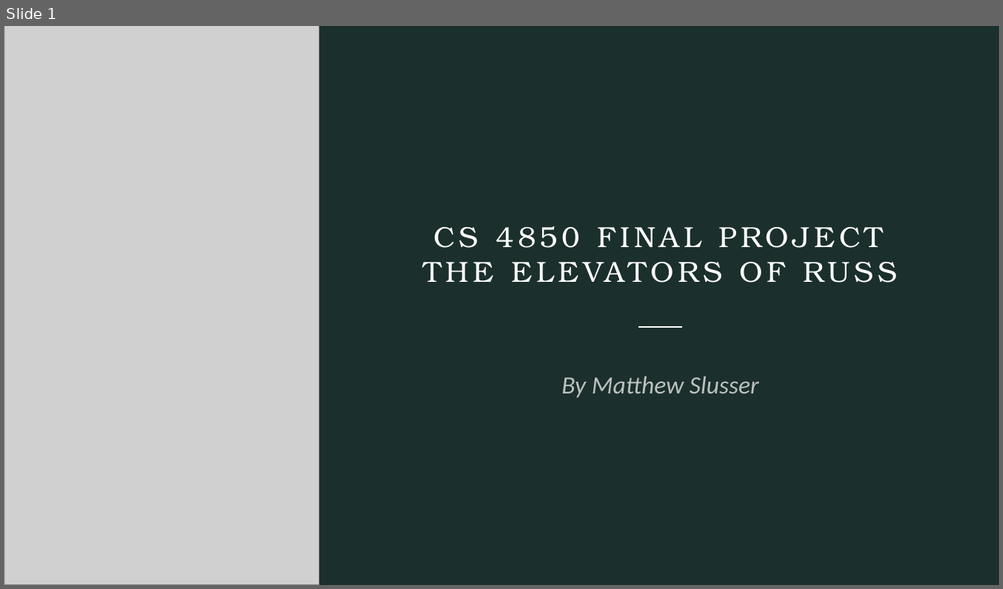
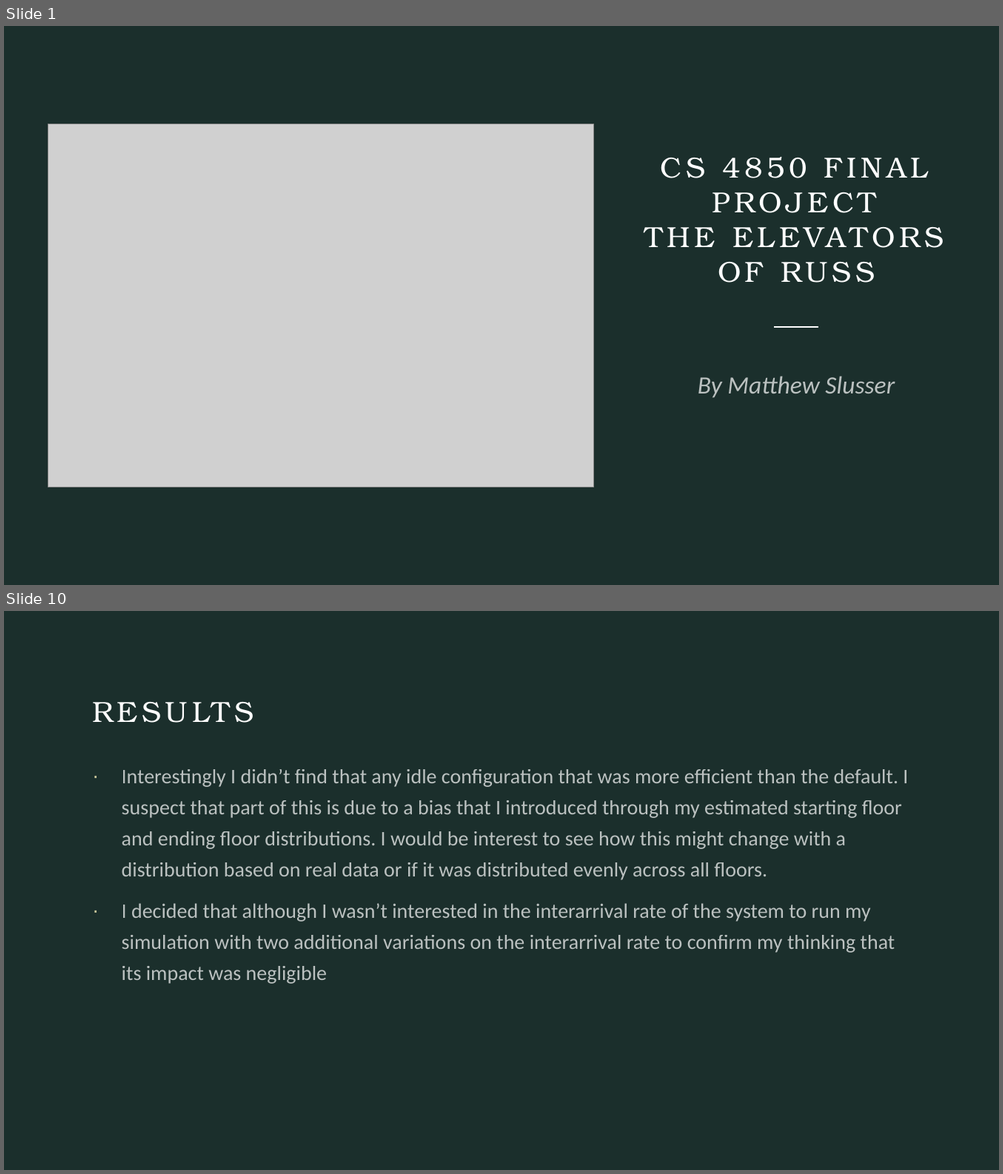
Before and after one commit to Sluss12/cs-4830-systems-simulation, a slide deck: Project 3/CS 4850 Final Project.pptx. Shown one above the other, each under a label of ours: slide 1 before the commit, slides 1 and 10 after it; the slides between them are not shown. The pictures are 1003x589 and 1003x1174 pixels, drawn with LibreOffice and Linux fonts; fonts in the diff are those of the drawing; grey boxes stand for pictures. Boxes give left, top, right and bottom in pixels: in the first picture for what was removed or moved away, otherwise in the second. Text is boxed around its words. In the diff, an @@ line names an element or a change of style, - is before the commit and + after.

```diff
--- a/Project 3/CS 4850 Final Project.pptx
+++ b/Project 3/CS 4850 Final Project.pptx
@@ slide 10 added at box(4, 611, 999, 1170), background #1B2F2C @@
@@ title added at box(92, 694, 910, 748), 28 pt, text #FFFFFF @@
+RESULTS
@@ text added at box(122, 769, 908, 984), 20 pt, text #FFFFFF at 70% opacity @@
+· Interestingly I didn’t find that any idle configuration that was more efficient than the default. I suspect that part of this is due to a bias that I introduced through my estimated starting floor and ending floor distributions. I would be interest to see how this might change with a distribution based on real data or if it was distributed evenly across all floors.
+· I decided that although I wasn’t interested in the interarrival rate of the system to run my simulation with two additional variations on the interarrival rate to confirm my thinking that its impact was negligible
@@ slide 1 changed as well @@
@@ picture removed at box(4, 26, 319, 585) @@
@@ title "CS 4850 FINAL PROJECT THE ..." rewrapped from box(433, 227, 882, 248) to box(660, 157, 928, 283) @@
@@ picture added at box(48, 124, 594, 487) @@
@@ line moved from (638, 327) - (683, 327) to (774, 327) - (818, 327) @@
@@ subtitle "By Matthew Slusser": place and size @@
-subtitle "By Matthew Slusser" at box(561, 376, 759, 398)
+subtitle "By Matthew Slusser" at box(697, 376, 894, 398)
```
Also in this commit, not shown: 1 other slide changed, 7 other slides added, 2 slides removed, 18 other files.
